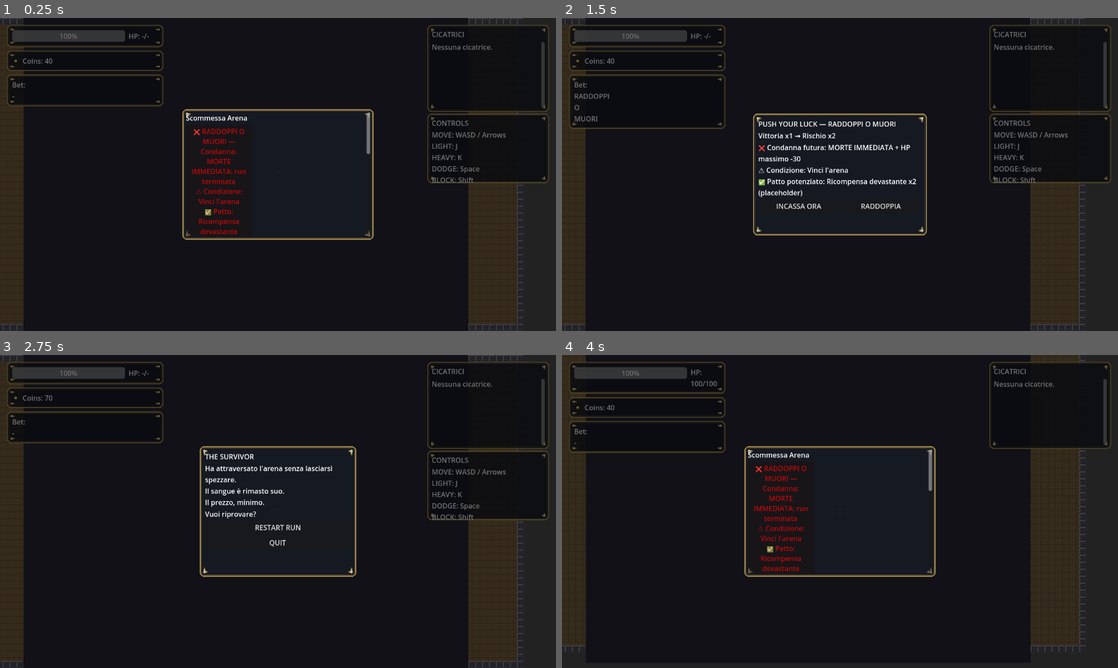
Above: before the commit, frames 1-4 (two rows, left to right).
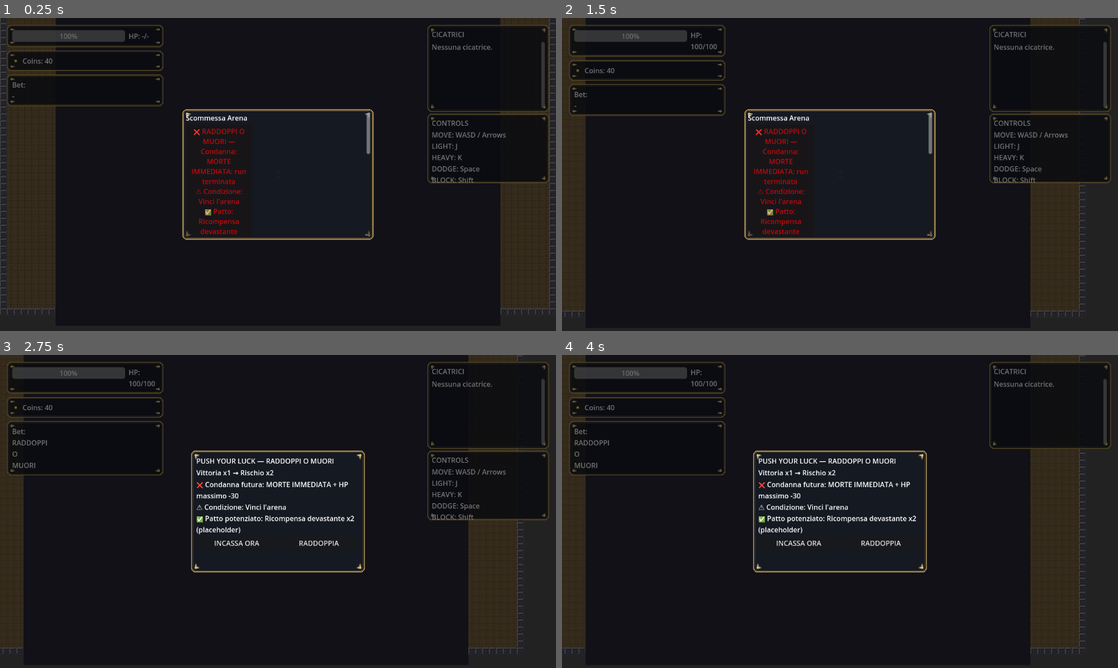
Above: after the commit, the same moments.

Repository: Faratas410/Gallicus-2.0
Game: Godot game, scene res://scenes/Main.tscn
Same seed, same stepped clock (60 frames per second), same inputs: the game is played once before the commit and once after it.
Inputs (mouse positions are in pixels of both pictures, inside the frame that each line leads up to):
- Up to frame 1 (0.25 s): no input
- Up to frame 2 (1.5 s): click "❌ RADDOPPI O MUORI — Condanna…" at 0.5 s; click (840, 202) at 1.25 s, where only the run after the commit has a clickable "RESTART RUN"
- Up to frame 3 (2.75 s): click (239, 542) at 2 s, where only the run before the commit has a clickable "INCASSA ORA"
- Up to frame 4 (4 s): click (840, 527) at 2.75 s, where only the run before the commit has a clickable "RESTART RUN"; click (778, 649) at 3.5 s, where only the run before the commit has a clickable "❌ SANGUE INTEGRO — Condanna: …"

The runs differ from the first frame. In frame 1, 7.7% of the frame differs, in the area x 0-100%, y 0-100%; in frame 2, 5.5%; in frame 3, 5.4%; in frame 4, 4.3%.

Commit message:
Add M0 QA harness seed overlay

Diff:
--- a/scenes/UI.tscn
+++ b/scenes/UI.tscn
@@ -205,16 +205,17 @@
 text = "CICATRICE APPLICATA"
 
 [node name="DebugOverlay" type="Label" parent="HUD"]
-anchor_left = 1.0
+mouse_filter = 2
+anchor_left = 0.0
 anchor_top = 0.0
-anchor_right = 1.0
+anchor_right = 0.0
 anchor_bottom = 0.0
-offset_left = -220.0
-offset_top = 200.0
-offset_right = -16.0
-offset_bottom = 324.0
-horizontal_alignment = 2
-text = "FPS: 0\nArena: 0\nEnemies: 0\nBet active: false"
+offset_left = 16.0
+offset_top = 16.0
+offset_right = 256.0
+offset_bottom = 156.0
+horizontal_alignment = 0
+text = "Seed: 0\nArena: 0\nEscalation: 0\nActive Bet: -\nScars: [-]"
 
 [node name="WorldUI" type="Control" parent="."]
 mouse_filter = 2
@@ -405,6 +406,11 @@
 autowrap_mode = 2
 text = ""
 
+[node name="GameOverMeta" type="Label" parent="Modals/GameOverPanel/GameOverVBox"]
+visible = false
+autowrap_mode = 2
+text = ""
+
 [node name="GameOverHint" type="Label" parent="Modals/GameOverPanel/GameOverVBox"]
 text = "Vuoi riprovare?"
 
--- a/scripts/systems/game_events.gd
+++ b/scripts/systems/game_events.gd
@@ -5,6 +5,7 @@
 signal arena_completed(arena_index: int)
 signal run_failed
 signal run_finale_selected(payload: Dictionary)
+signal run_debug_state_updated(payload: Dictionary)
 signal bet_failed(can_retry: bool)
 signal coins_changed(coins: int)
 signal tokens_changed(tokens: int)
@@ -45,6 +46,7 @@
 signal request_add_coins(amount: int)
 signal request_push_luck_cashout
 signal request_push_luck_double
+signal request_set_run_seed(seed: int)
 
 var gameplay_enabled: bool = true
 
--- a/scripts/systems/run_manager.gd
+++ b/scripts/systems/run_manager.gd
@@ -150,6 +150,8 @@
 var _run_end_reason: String = ""
 var _run_finale_emitted: bool = false
 var _forced_ending_id: StringName = &""
+var _debug_seed_override_active: bool = false
+var _debug_seed_override: int = 0
 
 func _ready() -> void:
 	print("RunManager ready")
@@ -197,6 +199,9 @@
 	var request_double_callable: Callable = Callable(self, "_on_request_push_luck_double")
 	if GameEvents.has_signal("request_push_luck_double") and not GameEvents.request_push_luck_double.is_connected(request_double_callable):
 		GameEvents.request_push_luck_double.connect(request_double_callable)
+	var request_seed_callable: Callable = Callable(self, "_on_request_set_run_seed")
+	if GameEvents.has_signal("request_set_run_seed") and not GameEvents.request_set_run_seed.is_connected(request_seed_callable):
+		GameEvents.request_set_run_seed.connect(request_seed_callable)
 	var modal_opened_callable: Callable = Callable(self, "_on_modal_opened")
 	if GameEvents.has_signal("modal_opened") and not GameEvents.modal_opened.is_connected(modal_opened_callable):
 		GameEvents.modal_opened.connect(modal_opened_callable)
@@ -315,15 +320,17 @@
 	_level3_next_loss_hp_penalty = 0
 	_current_bet_id = ""
 	_bet_chain_level = 1
+	_has_started_run = true
 
 	_run_state = RunState.new()
-	_run_state.run_seed = int(Time.get_unix_time_from_system())
+	_run_state.run_seed = _get_run_seed_value()
 	_run_state.arena_index = 0
 	_run_state.escalation_level = 0
 	_run_state.active_bet_id = &""
 	_run_state.scars = []
 	_run_state.max_hp_modifier = 0
 	_run_state.run_is_over = false
+	_arena_layout_rng.seed = _run_state.run_seed
 
 	_reset_scars()
 	run["coins"] = starting_coins
@@ -338,6 +345,7 @@
 	GameEvents.run_started.emit()
 	GameEvents.coins_changed.emit(int(run.get("coins", starting_coins)))
 	set_phase(RunPhase.PREP)
+	_emit_run_debug_state()
 	start_arena()
 
 func start_arena() -> void:
@@ -348,6 +356,7 @@
 	_run_state.arena_index = maxi(_run_state.arena_index + 1, 1)
 	run["arena_index"] = _run_state.arena_index
 	load_next_arena()
+	_emit_run_debug_state()
 	_open_level3_bet_ui()
 
 func select_bet(bet_id: StringName) -> void:
@@ -359,6 +368,7 @@
 	_waiting_for_push_luck = false
 	_run_state.active_bet_id = bet_id
 	_current_bet_id = String(bet_id)
+	_emit_run_debug_state()
 	GameEvents.bet_placed.emit(String(bet_id), 0, 1.0)
 	GameEvents.bet_ui_closed.emit()
 	GameEvents.bet_closed.emit()
@@ -374,13 +384,16 @@
 	GameEvents.arena_completed.emit(_run_state.arena_index)
 	var bet_id: StringName = _run_state.active_bet_id
 	var failed: bool = not result.won
+	var scars_applied: Array[StringName] = []
 	if bet_id == BET_FLAWLESS_BLOOD and result.took_damage:
 		failed = true
 	if failed:
-		_handle_level3_loss(bet_id, result)
+		scars_applied = _handle_level3_loss(bet_id, result)
 	else:
 		_handle_level3_win(bet_id, result)
+	_log_level3_arena_result(bet_id, result, scars_applied)
 	_run_state.active_bet_id = &""
+	_emit_run_debug_state()
 
 func apply_scar(scar_id: StringName) -> void:
 	_apply_level3_scar(scar_id, "")
@@ -449,6 +462,54 @@
 	GameEvents.betting_opened.emit()
 	GameEvents.bet_ui_opened.emit(LEVEL3_BETS)
 	GameEvents.bet_opened.emit()
+
+func _get_run_seed_value() -> int:
+	if _debug_seed_override_active:
+		return _debug_seed_override
+	return int(Time.get_unix_time_from_system())
+
+func _compute_level3_seed(bet_id: StringName) -> int:
+	var seed_value: int = _run_state.run_seed
+	seed_value += _run_state.arena_index * 31
+	seed_value += _run_state.escalation_level * 13
+	seed_value += String(bet_id).hash() * 7
+	var scars_hash: int = 0
+	for scar_name: StringName in _run_state.scars:
+		scars_hash += String(scar_name).hash() * 3
+	seed_value += scars_hash
+	return seed_value
+
+func _emit_run_debug_state() -> void:
+	if not GameEvents.has_signal("run_debug_state_updated"):
+		return
+	var scars_copy: Array = _run_state.scars.duplicate()
+	var payload: Dictionary = {
+		"seed": _run_state.run_seed,
+		"arena_index": _run_state.arena_index,
+		"escalation_level": _run_state.escalation_level,
+		"active_bet_id": String(_run_state.active_bet_id),
+		"scars": scars_copy,
+	}
+	GameEvents.run_debug_state_updated.emit(payload)
+
+func _log_level3_arena_result(bet_id: StringName, result: ArenaResult, scars_applied: Array[StringName]) -> void:
+	var scar_names: Array[String] = []
+	for scar_name: StringName in scars_applied:
+		scar_names.append(String(scar_name))
+	print(
+		"Level3 Arena Result | seed=",
+		_run_state.run_seed,
+		" arena=",
+		_run_state.arena_index,
+		" bet=",
+		String(bet_id),
+		" won=",
+		result.won,
+		" took_damage=",
+		result.took_damage,
+		" scars_applied=",
+		scar_names
+	)
 
 func _resolve_level3_arena() -> ArenaResult:
 	var result: ArenaResult = ArenaResult.new()
@@ -465,7 +526,7 @@
 	var win_chance: float = clampf(base_win - escalation_penalty, 0.1, 0.9)
 	var damage_chance: float = clampf(base_damage + escalation_damage, 0.1, 0.9)
 
-	_level3_rng.seed = _run_state.run_seed + _run_state.arena_index * 31 + _run_state.escalation_level * 13
+	_level3_rng.seed = _compute_level3_seed(_run_state.active_bet_id)
 	var win_roll: float = _level3_rng.randf()
 	result.won = win_roll <= win_chance
 	var damage_roll: float = _level3_rng.randf()
@@ -479,19 +540,22 @@
 	_current_bet_id = String(bet_id)
 	_open_push_luck_choice(StringName(bet_id))
 
-func _handle_level3_loss(bet_id: StringName, _result: ArenaResult) -> void:
+func _handle_level3_loss(bet_id: StringName, _result: ArenaResult) -> Array[StringName]:
 	_waiting_for_push_luck = false
 	_waiting_for_bet = false
 	set_phase(RunPhase.PREP)
+	var scars_applied: Array[StringName] = []
 	if bet_id == BET_DOUBLE_OR_DIE:
 		_register_run_end("DOUBLE_OR_DIE")
 		end_run(&"THE_FOOL")
-		return
+		return scars_applied
 	if bet_id == BET_FLAWLESS_BLOOD:
 		_apply_max_hp_loss(SCAR_OPEN_WOUND_HP_PENALTY)
 		_apply_level3_scar(SCAR_OPEN_WOUND, "Condanna: Sangue Integro")
+		scars_applied.append(SCAR_OPEN_WOUND)
 	else:
 		_apply_level3_scar(SCAR_CRACKED_BONES, "Sconfitta in arena")
+		scars_applied.append(SCAR_CRACKED_BONES)
 	if _level3_next_loss_hp_penalty > 0:
 		_apply_max_hp_loss(_level3_next_loss_hp_penalty)
 	_level3_next_loss_hp_penalty = 0
@@ -499,6 +563,7 @@
 	_run_state.escalation_level = 0
 	_current_bet_id = ""
 	start_arena()
+	return scars_applied
 
 func _apply_max_hp_loss(amount: int) -> void:
 	if amount <= 0:
@@ -791,6 +856,7 @@
 		_level3_next_loss_hp_penalty = 0
 		_run_state.escalation_level = 0
 		_current_bet_id = ""
+		_emit_run_debug_state()
 		end_run(_determine_level3_ending_id())
 		return
 	var bet_id: String = _current_bet_id
@@ -811,6 +877,7 @@
 		_run_state.escalation_level = maxi(_run_state.escalation_level + 1, 1)
 		_level3_reward_tier = maxi(_level3_reward_tier + 1, 1)
 		_level3_next_loss_hp_penalty = 30
+		_emit_run_debug_state()
 		start_arena()
 		return
 	var bet_id: String = _current_bet_id
@@ -828,6 +895,13 @@
 	set_phase(RunPhase.LIVE)
 	_clear_enemies()
 	_spawn_wave_or_enemies()
+
+func _on_request_set_run_seed(seed: int) -> void:
+	_debug_seed_override_active = true
+	_debug_seed_override = seed
+	print("Debug seed override set:", seed)
+	if _has_started_run:
+		start_new_run()
 
 func _on_modal_opened(_kind: String) -> void:
 	_modal_lock_count += 1
@@ -1378,6 +1452,8 @@
 		return
 	_run_finale_emitted = true
 	var finale: Dictionary = _select_run_finale()
+	if finale.has("ending_id"):
+		print("Run ending chosen:", str(finale.get("ending_id", "")), " seed=", _run_state.run_seed)
 	GameEvents.run_finale_selected.emit(finale)
 
 func _select_run_finale() -> Dictionary:
@@ -1415,6 +1491,8 @@
 		"title": title,
 		"text": text,
 		"scars": scars_copy,
+		"ending_id": String(ending_id),
+		"seed": _run_state.run_seed,
 	}
 
 func get_arena() -> Node:
@@ -1589,6 +1667,7 @@
 	_run_state.scars.append(scar_id)
 	_recompute_scar_modifiers()
 	_emit_scars_updated()
+	_emit_run_debug_state()
 	if GameEvents.has_signal("scar_applied"):
 		GameEvents.scar_applied.emit(scar)
 
--- a/scripts/ui/ui_root.gd
+++ b/scripts/ui/ui_root.gd
@@ -36,6 +36,7 @@
 @onready var game_over_title: Label = get_node_or_null("Modals/GameOverPanel/GameOverVBox/GameOverTitle") as Label
 @onready var game_over_epilogue: Label = get_node_or_null("Modals/GameOverPanel/GameOverVBox/GameOverEpilogue") as Label
 @onready var game_over_scars: Label = get_node_or_null("Modals/GameOverPanel/GameOverVBox/GameOverScars") as Label
+@onready var game_over_meta: Label = get_node_or_null("Modals/GameOverPanel/GameOverVBox/GameOverMeta") as Label
 @onready var game_over_hint: Label = get_node_or_null("Modals/GameOverPanel/GameOverVBox/GameOverHint") as Label
 @onready var restart_button: Button = get_node_or_null("Modals/GameOverPanel/GameOverVBox/RestartButton") as Button
 @onready var next_bet_button: Button = get_node_or_null("Modals/GameOverPanel/GameOverVBox/NextBetButton") as Button
@@ -78,6 +79,13 @@
 var _last_finale_title: String = "RUN FAILED"
 var _last_finale_text: String = ""
 var _last_finale_scars: Array = []
+var _last_finale_ending_id: String = ""
+var _last_finale_seed: int = 0
+var _debug_seed: int = 0
+var _debug_arena_index: int = 0
+var _debug_escalation: int = 0
+var _debug_active_bet: String = ""
+var _debug_scars: Array[String] = []
 
 func _ready() -> void:
 	process_mode = Node.PROCESS_MODE_ALWAYS
@@ -103,6 +111,9 @@
 	var run_finale_callable: Callable = Callable(self, "_on_run_finale_selected")
 	if GameEvents.has_signal("run_finale_selected") and not GameEvents.run_finale_selected.is_connected(run_finale_callable):
 		GameEvents.run_finale_selected.connect(run_finale_callable)
+	var run_debug_callable: Callable = Callable(self, "_on_run_debug_state_updated")
+	if GameEvents.has_signal("run_debug_state_updated") and not GameEvents.run_debug_state_updated.is_connected(run_debug_callable):
+		GameEvents.run_debug_state_updated.connect(run_debug_callable)
 	var bet_failed_callable: Callable = Callable(self, "_on_bet_failed")
 	if not GameEvents.bet_failed.is_connected(bet_failed_callable):
 		GameEvents.bet_failed.connect(bet_failed_callable)
@@ -530,7 +541,10 @@
 	_last_finale_title = "RUN FAILED"
 	_last_finale_text = ""
 	_last_finale_scars = []
+	_last_finale_ending_id = ""
+	_last_finale_seed = 0
 	_refresh_game_over_scars()
+	_refresh_game_over_meta()
 	if not _fast_countdown_active:
 		_reset_fast_countdown()
 	_refresh_modal_dimmer()
@@ -561,7 +575,16 @@
 		_last_finale_scars = (payload["scars"] as Array).duplicate(true)
 	else:
 		_last_finale_scars = []
+	if payload.has("ending_id"):
+		_last_finale_ending_id = str(payload["ending_id"])
+	else:
+		_last_finale_ending_id = ""
+	if payload.has("seed"):
+		_last_finale_seed = int(payload["seed"])
+	else:
+		_last_finale_seed = 0
 	_refresh_game_over_scars()
+	_refresh_game_over_meta()
 	if game_over_title != null:
 		game_over_title.text = _last_finale_title
 	if game_over_epilogue != null:
@@ -585,12 +608,24 @@
 	if game_over_epilogue != null:
 		game_over_epilogue.text = _last_finale_text
 	_refresh_game_over_scars()
+	_refresh_game_over_meta()
 	if game_over_hint != null:
 		game_over_hint.text = "Vuoi riprovare?"
 	if restart_button != null:
 		restart_button.text = "RESTART RUN"
 	_reset_fast_countdown()
 	_refresh_modal_dimmer()
+
+func _on_run_debug_state_updated(payload: Dictionary) -> void:
+	_debug_seed = int(payload.get("seed", 0))
+	_debug_arena_index = int(payload.get("arena_index", 0))
+	_debug_escalation = int(payload.get("escalation_level", 0))
+	_debug_active_bet = str(payload.get("active_bet_id", ""))
+	var scars_value: Array = payload.get("scars", []) as Array
+	_debug_scars = []
+	for scar_value in scars_value:
+		_debug_scars.append(str(scar_value))
+	_refresh_debug_overlay()
 
 func _on_betting_opened() -> void:
 	if game_over_panel != null and game_over_panel.visible:
@@ -709,6 +744,21 @@
 		lines.append("• %s" % scar_name)
 	game_over_scars.text = "\n".join(lines)
 	game_over_scars.visible = true
+
+func _refresh_game_over_meta() -> void:
+	if game_over_meta == null:
+		return
+	var lines: Array[String] = []
+	if _last_finale_ending_id != "":
+		lines.append("Ending ID: %s" % _last_finale_ending_id)
+	if _last_finale_ending_id != "" or _last_finale_seed != 0:
+		lines.append("Seed: %d" % _last_finale_seed)
+	if lines.is_empty():
+		game_over_meta.text = ""
+		game_over_meta.visible = false
+		return
+	game_over_meta.text = "\n".join(lines)
+	game_over_meta.visible = true
 
 func _on_push_luck_opened(payload: Dictionary) -> void:
 	if push_luck_panel == null:
@@ -996,19 +1046,24 @@
 	if fast_countdown_label != null:
 		fast_countdown_label.visible = false
 
+func _refresh_debug_overlay() -> void:
+	if debug_overlay == null:
+		return
+	var scars_text: String = "-"
+	if _debug_scars.size() > 0:
+		scars_text = ", ".join(_debug_scars)
+	debug_overlay.text = "Seed: %d\nArena: %d\nEscalation: %d\nActive Bet: %s\nScars: [%s]" % [
+		_debug_seed,
+		_debug_arena_index,
+		_debug_escalation,
+		_debug_active_bet,
+		scars_text
+	]
+
 func _process(_delta: float) -> void:
 	if debug_overlay == null or not debug_overlay.visible:
 		return
-	var fps: int = Engine.get_frames_per_second()
-	var arena_index: int = _get_arena_index()
-	var enemies_alive: int = _get_enemies_alive()
-	var bet_active: bool = _is_bet_active()
-	debug_overlay.text = "FPS: %d\nArena: %d\nEnemies: %d\nBet active: %s" % [
-		fps,
-		arena_index,
-		enemies_alive,
-		str(bet_active)
-	]
+	_refresh_debug_overlay()
 
 func _unhandled_input(event: InputEvent) -> void:
 	if _controls_first_run_active and (not _has_seen_controls) and controls_hint_panel != null and controls_hint_panel.visible:
@@ -1023,9 +1078,18 @@
 			_has_seen_controls = true
 			_controls_first_run_active = false
 			controls_hint_panel.visible = false
-	if event is InputEventKey and event.pressed and not event.echo and event.keycode == KEY_F1:
-		if debug_overlay != null:
-			debug_overlay.visible = not debug_overlay.visible
+	if event is InputEventKey and event.pressed and not event.echo:
+		if event.keycode == KEY_F1:
+			if debug_overlay != null:
+				debug_overlay.visible = not debug_overlay.visible
+				_refresh_debug_overlay()
+		if OS.is_debug_build():
+			if event.keycode == KEY_F2:
+				DisplayServer.clipboard_set(str(_debug_seed))
+			if event.keycode == KEY_F3:
+				var clipboard_text: String = DisplayServer.clipboard_get()
+				if clipboard_text.is_valid_int() and GameEvents.has_signal("request_set_run_seed"):
+					GameEvents.request_set_run_seed.emit(int(clipboard_text))
 
 func _req(path: String) -> Node:
 	var n: Node = get_node_or_null(path)
Not shown, added: docs/QA_M0.md
